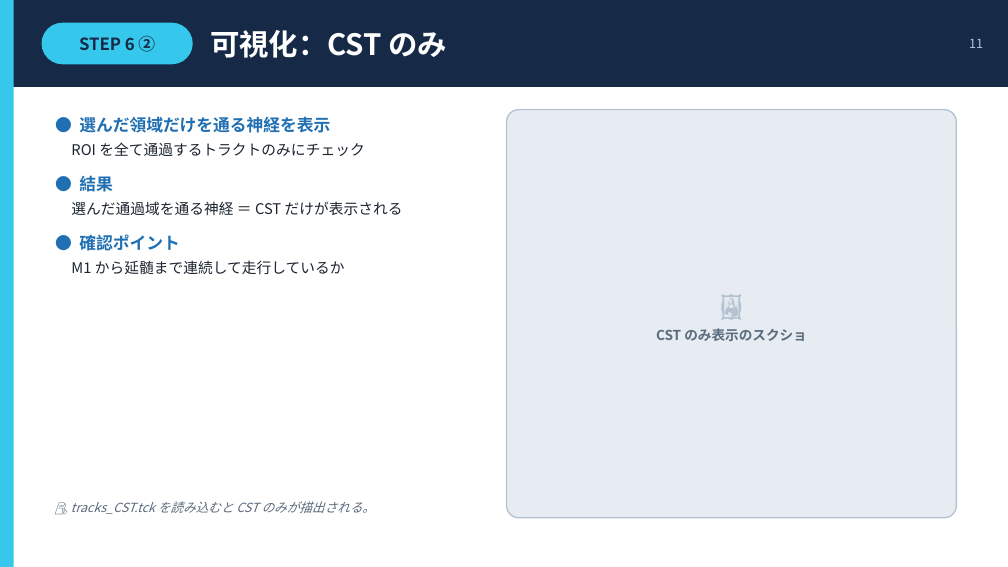
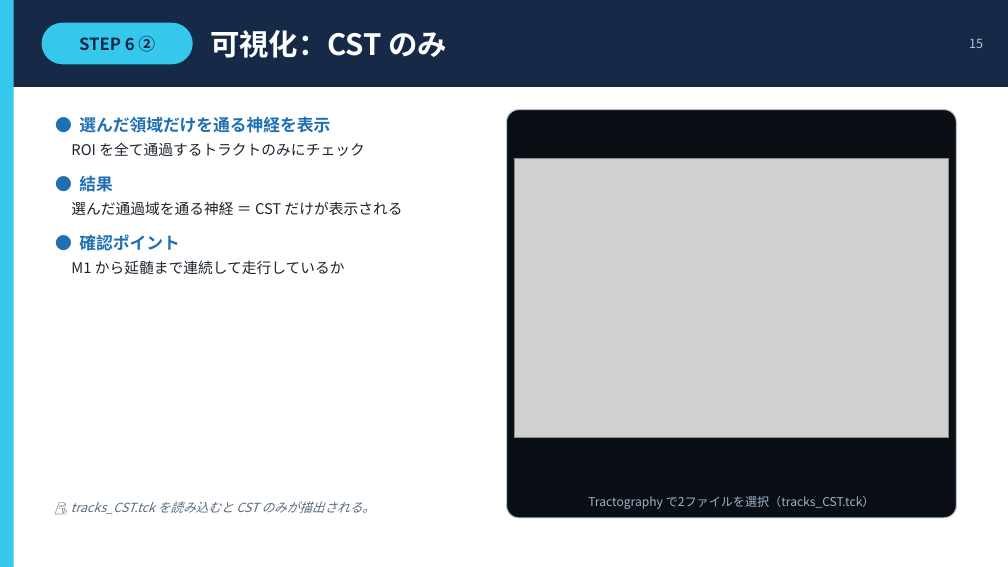
Before and after one commit to tiankevin02/Kevin-Email-AI, a slide deck: slide 15 of slides/CST_tractography_slides.pptx (slide 11 before the commit). Drawn at 1008x567 pixels with LibreOffice and Linux fonts; fonts in the diff are those of the drawing; grey boxes stand for pictures. Boxes give left, top, right and bottom in pixels: in the first picture for what was removed or moved away, otherwise in the second. Text is boxed around its words. In the diff, an @@ line names an element or a change of style, - is before the commit and + after.

```diff
--- a/slides/CST_tractography_slides.pptx
+++ b/slides/CST_tractography_slides.pptx
@@ text at bbox=[969, 39, 983, 48]: text changed @@
-11
+15
@@ rounded rectangle at bbox=[507, 110, 957, 518]: fill #E6ECF2 to #0A0F16; outline #B4C2D0 1.25 pt to #B4C2D0 1 pt @@
@@ picture added at bbox=[514, 158, 949, 438] @@
@@ text removed at bbox=[656, 328, 807, 341] @@
-🖼
-CST のみ表示のスクショ
@@ text added at bbox=[588, 496, 875, 509], 11.5 pt, text #9DB4C8 @@
+Tractography で2ファイルを選択（tracks_CST.tck）
```
Also in this commit, not shown: 8 other slides changed, 5 slides added, 1 slide removed, 11 other files.
